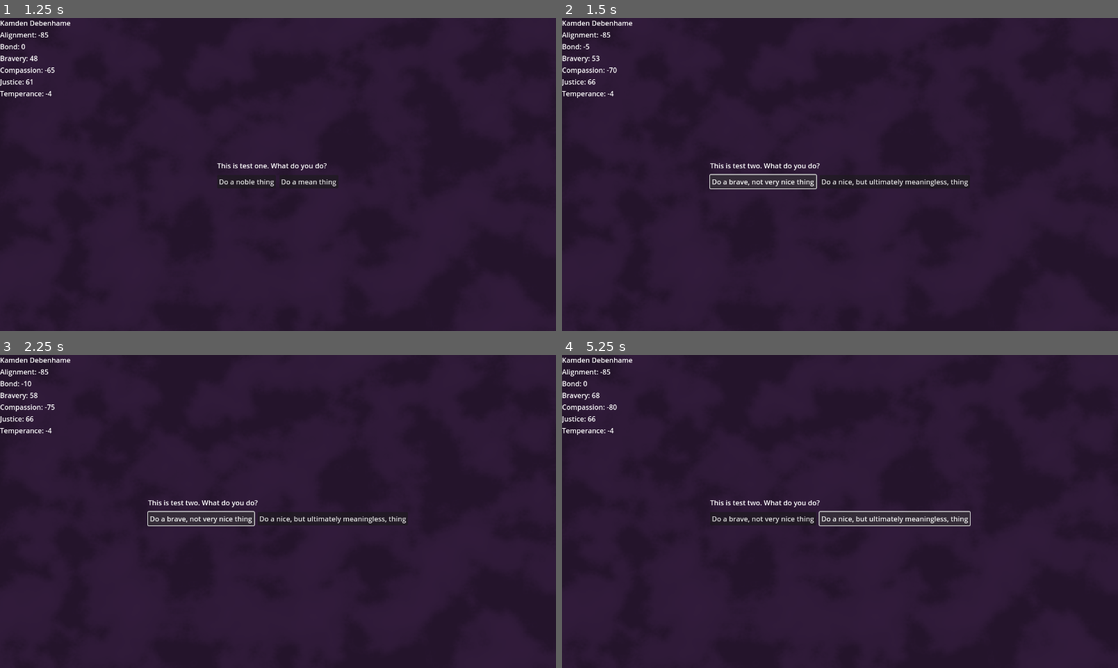
Above: before the commit, frames 1-4 (two rows, left to right).
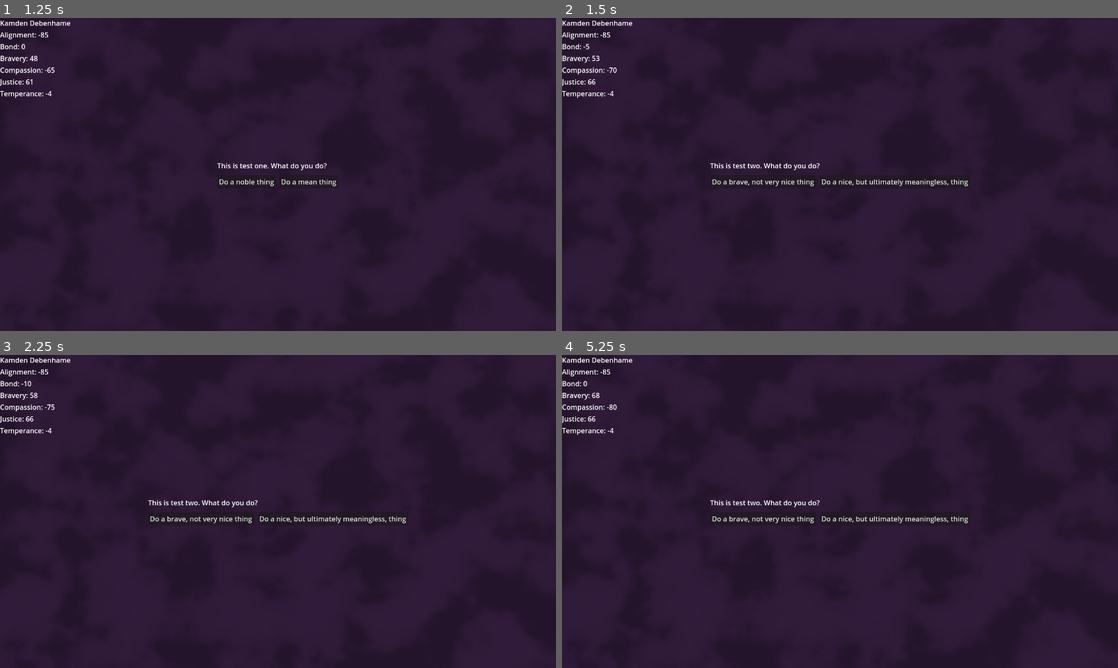
Above: after the commit, the same moments.

Repository: fiobabig/PirateJam16
Game: Godot game, scene res://app/game.tscn
Two runs of this game, one before a commit and one after it. Both use one fixed random seed, a clock stepped at 60 frames per second and the inputs below.
Inputs:
- Up to frame 1 (1.25 s): click "Start Game" at 0.5 s
- Up to frame 2 (1.5 s): click "Do a noble thing" at 1.25 s
- Up to frame 3 (2.25 s): click "Do a brave, not very nice thi…" at 2 s
- Up to frame 4 (5.25 s): click "Do a nice, but ultimately mea…" at 2.75 s; click "Continue" at 3.5 s; click "Do a brave, not very nice thi…" at 4.25 s; click "Do a mean thing" at 5 s

Frame 1 is identical in both runs. In frame 2, 0.1% of the frame differs, in the area x 26-46%, y 49-55%; in frame 3, 0.1%; in frame 4, 0.2%, in the area x 46-74%, y 49-55%.

Commit message:
Unbonded

Diff:
--- a/app/game_ui.gd
+++ b/app/game_ui.gd
@@ -3,46 +3,57 @@
 @onready var bearer_display: CanvasItem = %BearerDisplay
 @onready var decision_display: CanvasItem = %DecisionDisplay
 @onready var inflection_display: CanvasItem = %InflectionDisplay
+@onready var loss_display: CanvasItem = %LossDisplay
+@onready var victory_evil: CanvasItem = %VictoryEvil
 @onready var victory_good: CanvasItem = %VictoryGood
-@onready var victory_evil: CanvasItem = %VictoryEvil
 
 
 func _ready() -> void:
+	_hide_all()
+
+	EventService.start_decision.connect(_on_start_decision)
+	EventService.start_inflection.connect(_on_start_inflection)
+	EventService.victory_good.connect(_on_victory_good)
+	EventService.victory_evil.connect(_on_victory_evil)
+	EventService.unbonded.connect(_on_unbonded)
+
+
+func _on_start_decision(decision: Decision):
+	_hide_all()
+
+	bearer_display.visible = true
+	decision_display.visible = true
+
+
+func _on_start_inflection(inflection: InflectionResource):
+	_hide_all()
+
+	bearer_display.visible = true
+	inflection_display.visible = true
+
+
+func _on_victory_good():
+	_hide_all()
+
+	victory_good.visible = true
+
+
+func _on_victory_evil():
+	_hide_all()
+
+	victory_evil.visible = true
+
+
+func _on_unbonded(bearer: BearerResource):
+	_hide_all()
+
+	loss_display.visible = true
+
+
+func _hide_all():
 	bearer_display.visible = false
 	decision_display.visible = false
 	inflection_display.visible = false
 	victory_good.visible = false
 	victory_evil.visible = false
-
-	EventService.start_decision.connect(_on_start_decision)
-	EventService.start_inflection.connect(_on_start_inflection)
-	EventService.victory_good.connect(_on_victory_good)
-	EventService.victory_evil.connect(_on_victory_evil)
-
-
-func _on_start_decision(decision: Decision):
-	decision_display.visible = true
-	inflection_display.visible = false
-	victory_good.visible = false
-	victory_evil.visible = false
-
-
-func _on_start_inflection(inflection: InflectionResource):
-	decision_display.visible = false
-	inflection_display.visible = true
-	victory_good.visible = false
-	victory_evil.visible = false
-
-
-func _on_victory_good():
-	bearer_display.visible = false
-	decision_display.visible = false
-	inflection_display.visible = false
-	victory_good.visible = true
-
-
-func _on_victory_evil():
-	bearer_display.visible = false
-	decision_display.visible = false
-	inflection_display.visible = false
-	victory_evil.visible = true
+	loss_display.visible = false
--- a/app/game_ui.tscn
+++ b/app/game_ui.tscn
@@ -1,11 +1,12 @@
-[gd_scene load_steps=7 format=3 uid="uid://03ba6erh0qlg"]
+[gd_scene load_steps=8 format=3 uid="uid://03ba6erh0qlg"]
 
 [ext_resource type="PackedScene" uid="uid://d36o7vkm36qq" path="res://bearer/display/bearer_display.tscn" id="1_bifpm"]
 [ext_resource type="Script" path="res://app/game_ui.gd" id="1_piche"]
 [ext_resource type="PackedScene" uid="uid://ctcsydwnhb4ii" path="res://event/decision/display/decision_display.tscn" id="2_b5b6n"]
 [ext_resource type="PackedScene" uid="uid://bimvq3vhbqo3u" path="res://event/inflection/display/inflection_display.tscn" id="4_n4sob"]
-[ext_resource type="PackedScene" uid="uid://566e71g14tc4" path="res://event/victory/victory_evil.tscn" id="5_1mhxg"]
-[ext_resource type="PackedScene" uid="uid://cixct64hwog81" path="res://event/victory/victory_good.tscn" id="6_1vyc8"]
+[ext_resource type="PackedScene" uid="uid://566e71g14tc4" path="res://game_over/victory_evil.tscn" id="5_1mhxg"]
+[ext_resource type="PackedScene" uid="uid://cixct64hwog81" path="res://game_over/victory_good.tscn" id="6_1vyc8"]
+[ext_resource type="PackedScene" uid="uid://boq7u2txqtl36" path="res://game_over/loss_display.tscn" id="7_ib3yt"]
 
 [node name="GameUI" type="MarginContainer"]
 anchors_preset = 15
@@ -34,3 +35,7 @@
 [node name="VictoryEvil" parent="." instance=ExtResource("5_1mhxg")]
 unique_name_in_owner = true
 layout_mode = 2
+
+[node name="LossDisplay" parent="." instance=ExtResource("7_ib3yt")]
+unique_name_in_owner = true
+layout_mode = 2
--- a/bearer/service/bearer_service.gd
+++ b/bearer/service/bearer_service.gd
@@ -27,6 +27,10 @@
 	changed.emit(_current)
 
 
+func is_unbonded() -> bool:
+	return _current.bond <= -100
+
+
 func update(option: DecisionOption):
 	_current.bravery += option.bravery
 	_current.compassion += option.compassion
--- a/event/service/event_service.gd
+++ b/event/service/event_service.gd
@@ -4,6 +4,7 @@
 signal start_inflection(inflection: InflectionResource)
 signal victory_good
 signal victory_evil
+signal unbonded(bearer: BearerResource)
 
 @export var decisions: Array[Decision]
 @export var inflections: Array[InflectionResource]
@@ -18,6 +19,9 @@
 
 
 func next():
+	if _process_unbonded():
+		return
+
 	var victory = _process_victory()
 
 	if victory == Victory.None:
@@ -70,3 +74,12 @@
 		return Victory.Evil
 	else:
 		return Victory.None
+
+
+func _process_unbonded() -> bool:
+	if BearerService.is_unbonded() == false:
+		return false
+
+	unbonded.emit(BearerService.current)
+
+	return true
--- /dev/null
+++ b/game_over/loss_display.tscn
@@ -0,0 +1,15 @@
+[gd_scene format=3 uid="uid://boq7u2txqtl36"]
+
+[node name="LossDisplay" type="MarginContainer"]
+anchors_preset = 15
+anchor_right = 1.0
+anchor_bottom = 1.0
+grow_horizontal = 2
+grow_vertical = 2
+
+[node name="CenterContainer" type="CenterContainer" parent="."]
+layout_mode = 2
+
+[node name="Label" type="Label" parent="CenterContainer"]
+layout_mode = 2
+text = "Game over man"
Renamed: event/victory/victory_evil.tscn -> game_over/victory_evil.tscn
Renamed: event/victory/victory_good.tscn -> game_over/victory_good.tscn
